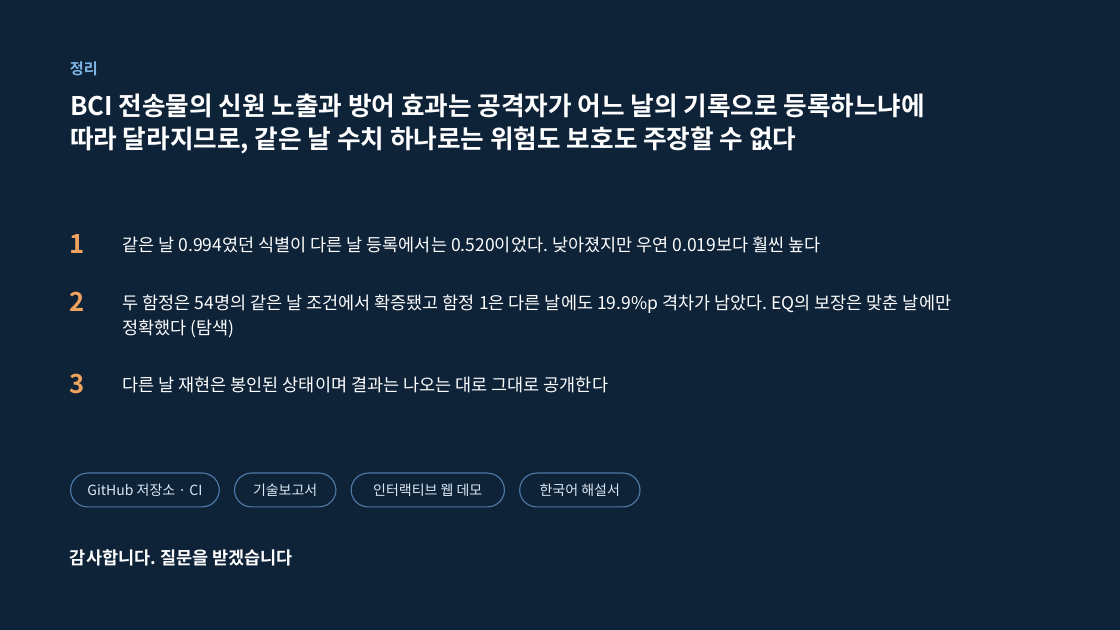
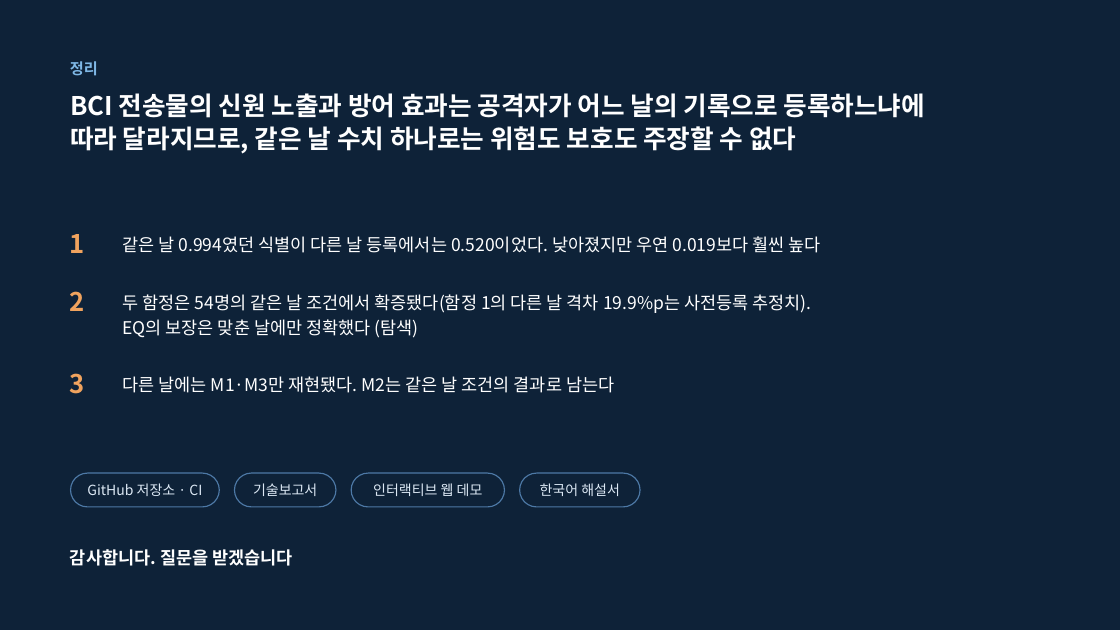
Before and after one commit to gigalove6783-pixel/beat-eeg-privacy, a slide deck: slide 13 of presentation/BEAT_v2_talk.pptx. Drawn at 1120x630 pixels with LibreOffice and Linux fonts; fonts in the diff are those of the drawing. Boxes give left, top, right and bottom in pixels: in the first picture for what was removed or moved away, otherwise in the second. Text is boxed around its words. In the diff, an @@ line names an element or a change of style, - is before the commit and + after.

Commit message:
Talk deck v2 with study M case (b) (slides 5, 9-11, 13; new backup B8 with the EQ reading-rule grid); deck numbers registered (999 occurrences)

```diff
--- a/presentation/BEAT_v2_talk.pptx
+++ b/presentation/BEAT_v2_talk.pptx
@@ text at <box>122,294,811,338</box>: text changed @@
-두 함정은 54명의 같은 날 조건에서 확증됐고 함정 1은 다른 날에도 19.9%p 격차가 남았다. EQ의 보장은 맞춘 날에만
-정확했다 (탐색)
+두 함정은 54명의 같은 날 조건에서 확증됐다(함정 1의 다른 날 격차 19.9%p는 사전등록 추정치).
+EQ의 보장은 맞춘 날에만 정확했다 (탐색)
@@ text at <box>122,376,614,393</box>: text changed @@
-다른 날 재현은 봉인된 상태이며 결과는 나오는 대로 그대로 공개한다
+다른 날에는 M1·M3만 재현됐다. M2는 같은 날 조건의 결과로 남는다
```
Also in this commit, not shown: 2 other slides changed, 1 slide added, 3 other files.
